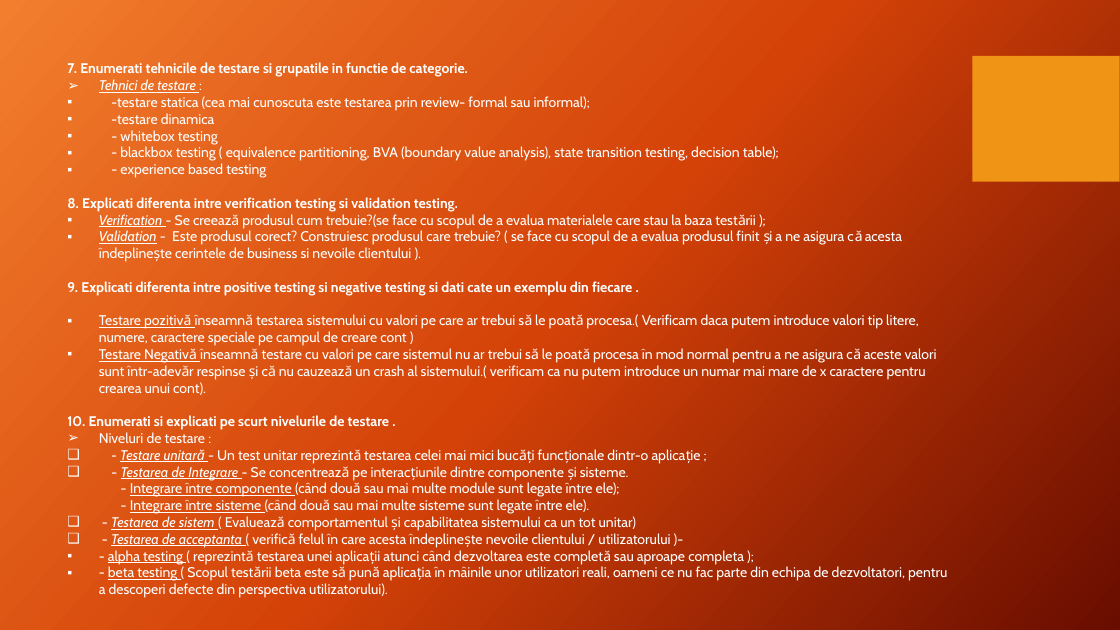
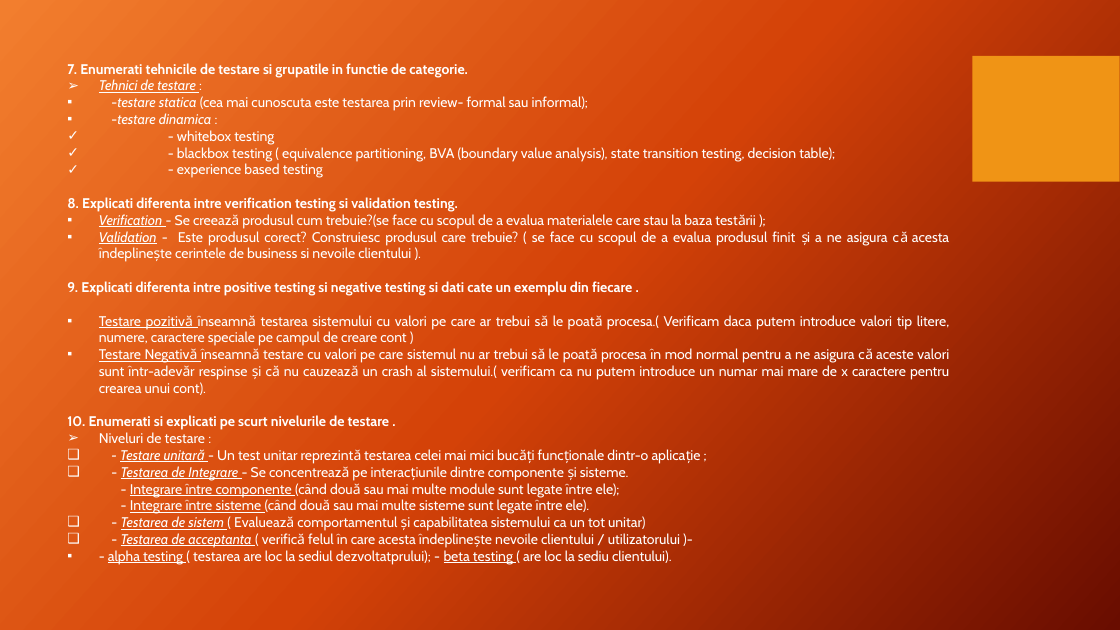
Before and after one commit to Nicoleta-24/proiect_testare, a slide deck: slide 6 of Proiect final.pptx. Drawn at 1120x630 pixels with LibreOffice and Linux fonts; fonts in the diff are those of the drawing; background and template pictures are left out. Boxes give left, top, right and bottom in pixels: in the first picture for what was removed or moved away, otherwise in the second. Text is boxed around its words. In the diff, an @@ line names an element or a change of style, - is before the commit and + after.

```diff
--- a/Proiect final.pptx
+++ b/Proiect final.pptx
@@ text at (67,63,950,548): italic on in "-testare statica"; alignment left to justified; bullet ▪ to ✓ @@
@@ text at (111,113,212,124): text changed; italic on @@
-▪ -testare dinamica
+▪ -testare dinamica :
@@ text at (108,550,672,565): text changed @@
-▪ - alpha testing ( reprezintă testarea unei aplicații atunci când dezvoltarea este completă sau aproape completa );
-▪ - beta testing ( Scopul testării beta este să pună aplicația în mâinile unor utilizatori reali, oameni ce nu fac parte din echipa de dezvoltatori, pentru a descoperi defecte din perspectiva utilizatorului).
+▪ - alpha testing ( testarea are loc la sediul dezvoltatprului); - beta testing ( are loc la sediu clientului).
```
Also in this commit, not shown: 10 other slides changed, 1 slide added, 1 slide removed, 1 other file.
